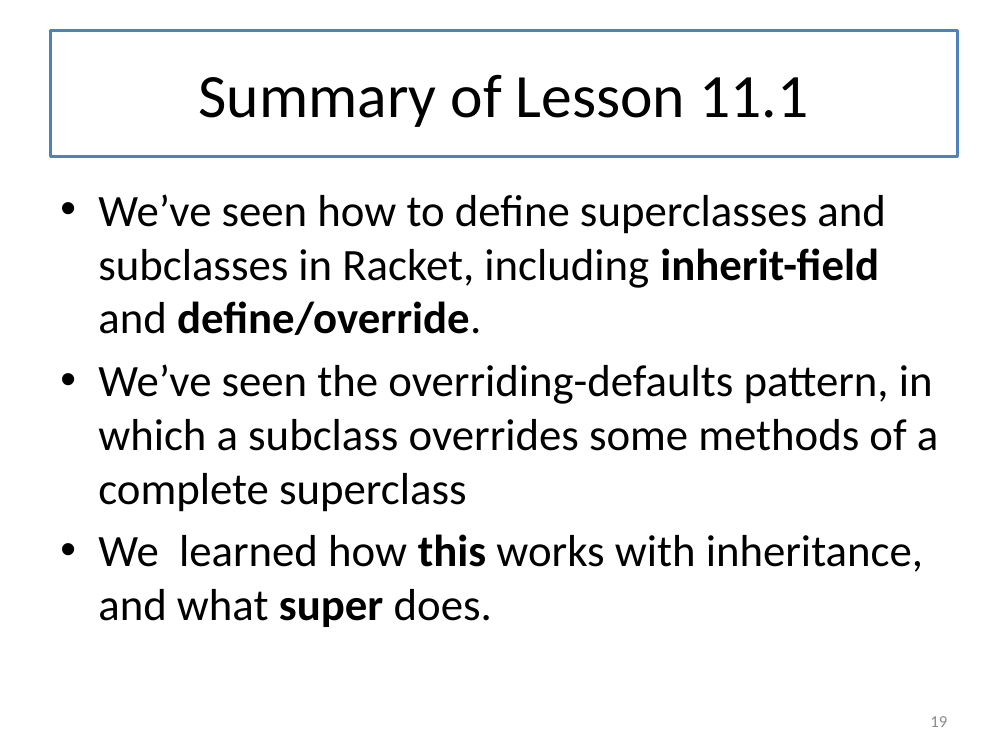
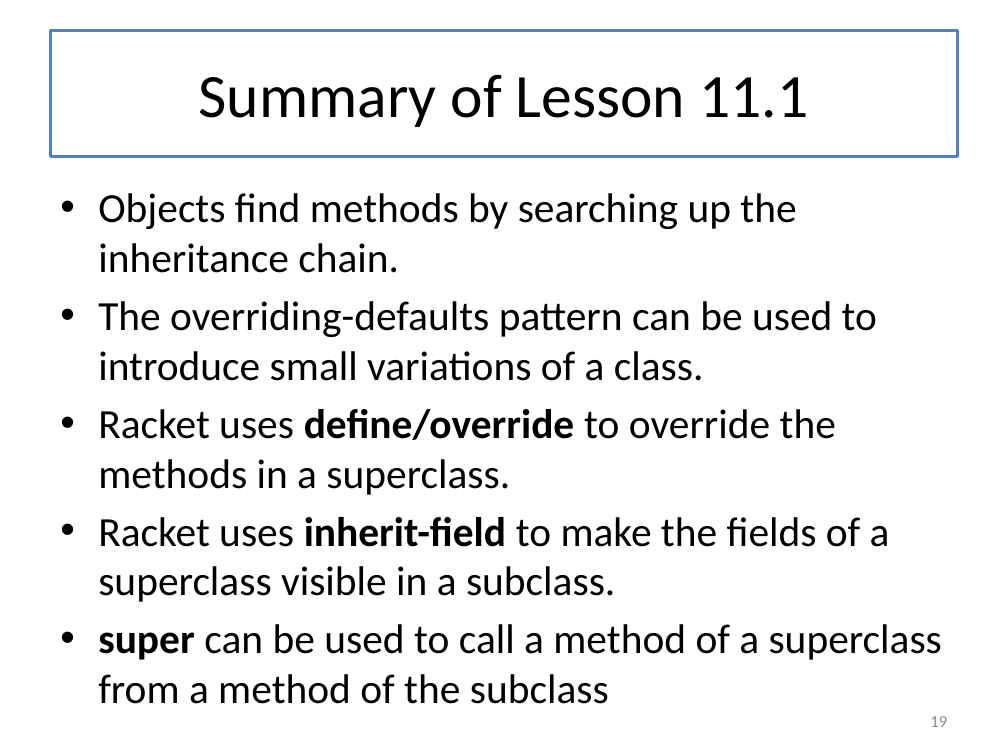
Before and after one commit to mwand/cs5010f16, a slide deck: slide 19 of Slides/Lesson 11.1 Basics of Inheritance.pptx. Drawn at 1008x756 pixels with LibreOffice and Linux fonts; fonts in the diff are those of the drawing. Boxes give left, top, right and bottom in pixels: in the first picture for what was removed or moved away, otherwise in the second. Text is boxed around its words. In the diff, an @@ line names an element or a change of style, - is before the commit and + after.

```diff
--- a/Slides/Lesson 11.1 Basics of Inheritance.pptx
+++ b/Slides/Lesson 11.1 Basics of Inheritance.pptx
@@ text at [98,193,942,660]: text changed; size 32 to 29.6 pt @@
-• We’ve seen how to define superclasses and subclasses in Racket, including inherit-field and define/override.
-• We’ve seen the overriding-defaults pattern, in which a subclass overrides some methods of a complete superclass
-• We learned how this works with inheritance, and what super does.
+• Objects find methods by searching up the inheritance chain.
+• The overriding-defaults pattern can be used to introduce small variations of a class.
+• Racket uses define/override to override the methods in a superclass.
+• Racket uses inherit-field to make the fields of a superclass visible in a subclass.
+• super can be used to call a method of a superclass from a method of the subclass
```
Also in this commit, not shown: 6 other slides changed, 14 other files.
